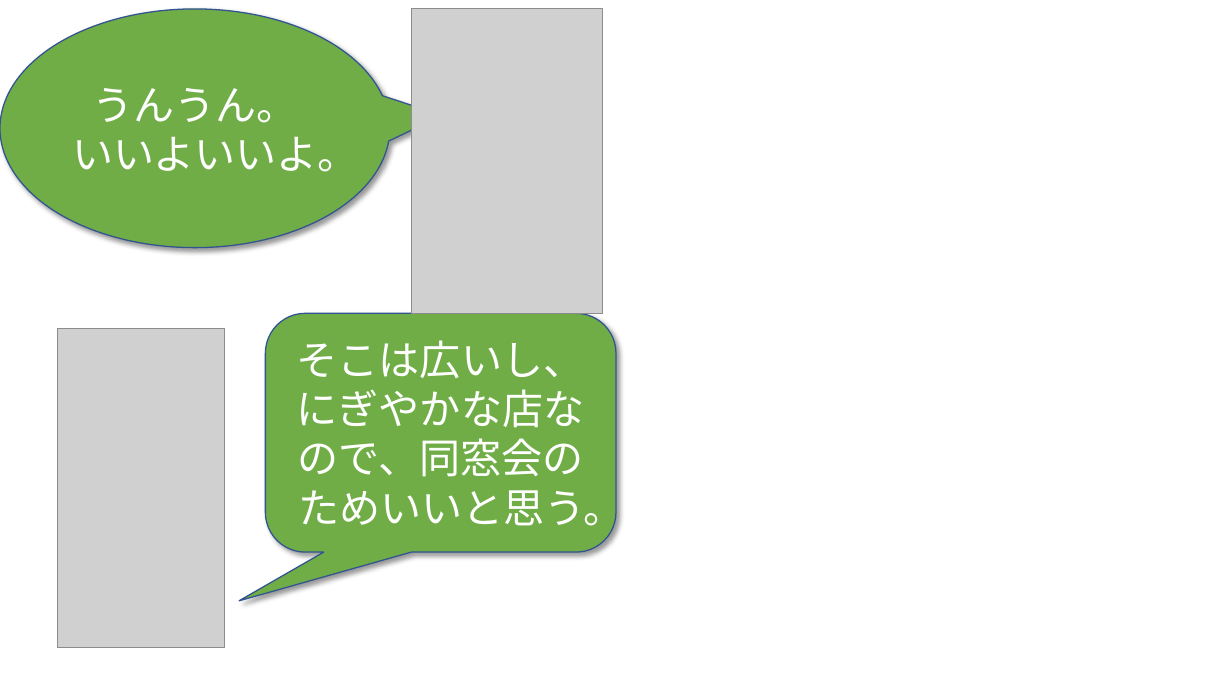
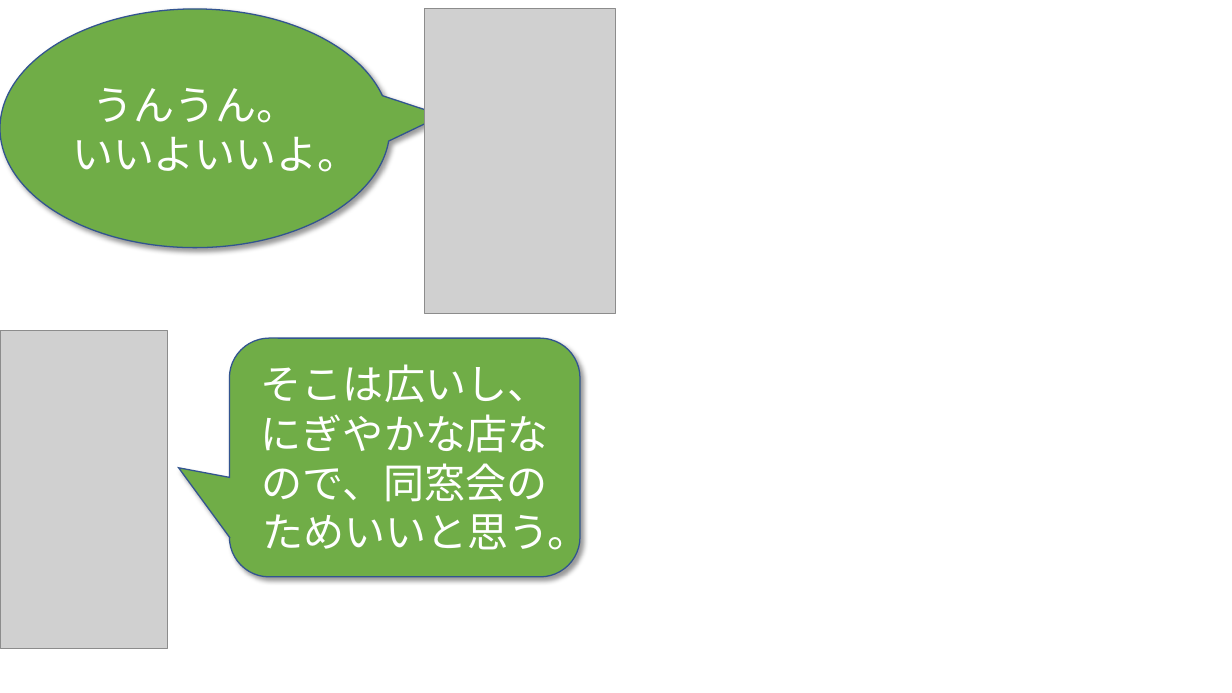
Before and after one commit to phuchung97/phuchung97.github.io, a slide deck: slide 9 of design/story.pptx. Drawn at 1232x693 pixels with LibreOffice and Linux fonts; fonts in the diff are those of the drawing; grey boxes stand for pictures; background and template pictures are left out. Boxes give left, top, right and bottom in pixels: in the first picture for what was removed or moved away, otherwise in the second. Text is boxed around its words. In the diff, an @@ line names an element or a change of style, - is before the commit and + after.

```diff
--- a/design/story.pptx
+++ b/design/story.pptx
@@ picture: place and size @@
-picture at <box>411,9,603,313</box>
+picture at <box>424,9,616,313</box>
@@ picture: place and size @@
-picture at <box>57,329,225,648</box>
+picture at <box>0,331,167,650</box>
@@ rounded speech box "そこは広いし、にぎやかな店なので、同窓会のためいいと思う。": place and size @@
-rounded speech box "そこは広いし、にぎやかな店なので、同窓会のためいいと思う。" at <box>265,313,616,552</box>
+rounded speech box "そこは広いし、にぎやかな店なので、同窓会のためいいと思う。" at <box>229,338,579,577</box>
@@ rounded speech box "そこは広いし、にぎやかな店なので、同窓会のためいいと思う。" at <box>229,338,579,577</box>: proportions changed @@
```
Also in this commit, not shown: 19 other slides changed, 22 other files.
